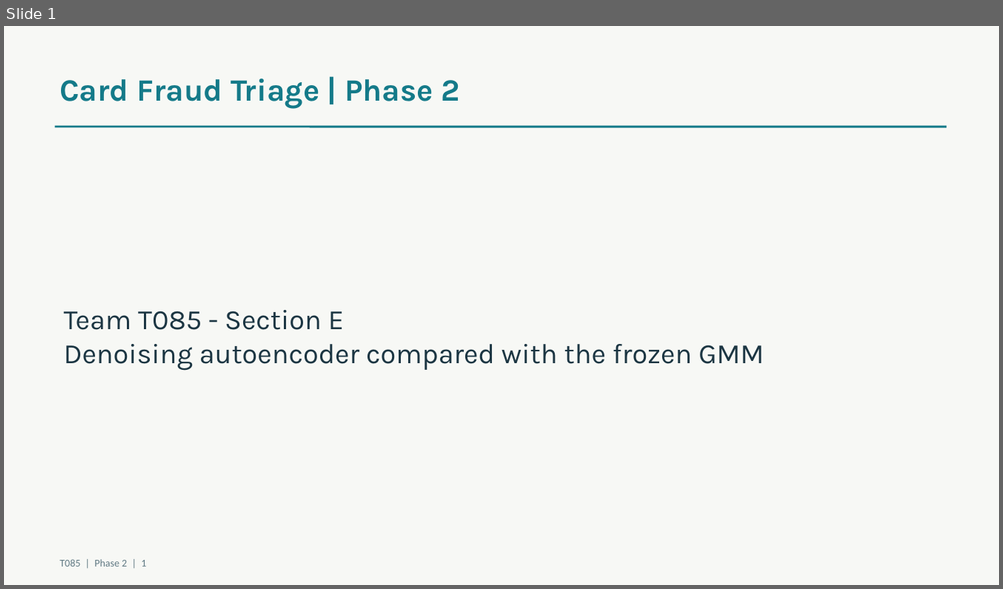
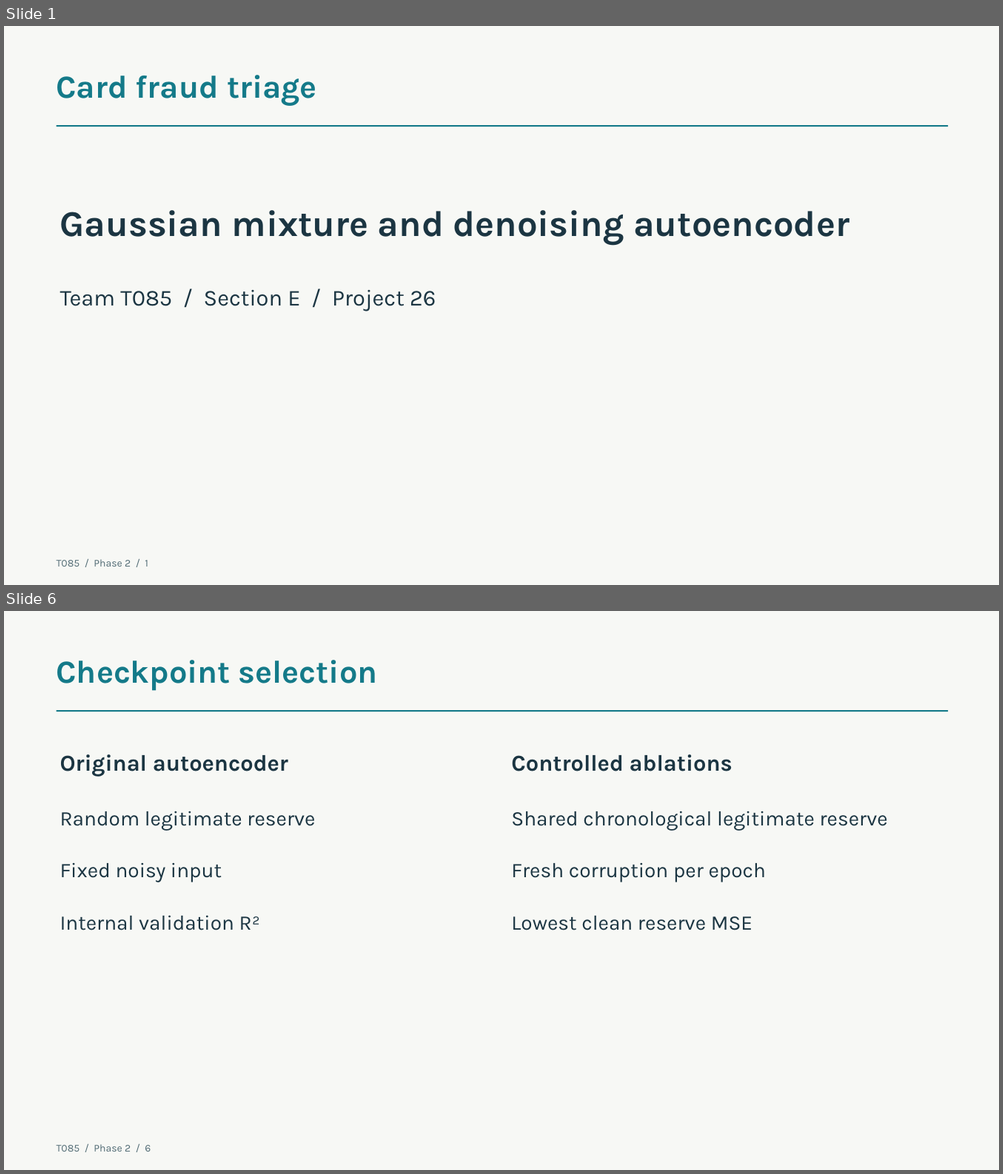
Before and after one commit to aaditya599fx/T085-CardFraudTriage-AML-Phase1, a slide deck: docs/phase2/T085_Phase2.pptx. Shown one above the other, each under a label of ours: slide 1 before the commit, slides 1 and 6 after it; the slides between them are not shown. The pictures are 1003x589 and 1003x1174 pixels, drawn with LibreOffice and Linux fonts; fonts in the diff are those of the drawing. Boxes give left, top, right and bottom in pixels: in the first picture for what was removed or moved away, otherwise in the second. Text is boxed around its words. In the diff, an @@ line names an element or a change of style, - is before the commit and + after.

Commit message:
Complete Phase 2 fraud triage evaluation

```diff
--- a/docs/phase2/T085_Phase2.pptx
+++ b/docs/phase2/T085_Phase2.pptx
@@ slide 6 added at box(4, 611, 999, 1170), background #F7F8F5 @@
@@ text added at box(57, 660, 378, 691), 31 pt, text #147A89, bold @@
+Checkpoint selection
@@ line added from (57, 711) to (948, 711), #147A89 1.35 pt @@
@@ text added at box(60, 755, 288, 777), 22 pt, text #1B3542, bold @@
+Original autoencoder
@@ text added at box(511, 755, 732, 772), 22 pt, text #1B3542, bold @@
+Controlled ablations
@@ text added at box(60, 811, 315, 831), 20 pt, text #1B3542 @@
+Random legitimate reserve
@@ text added at box(511, 811, 888, 831), 20 pt, text #1B3542 @@
+Shared chronological legitimate reserve
@@ text added at box(60, 863, 222, 883), 20 pt, text #1B3542 @@
+Fixed noisy input
@@ text added at box(511, 863, 765, 883), 20 pt, text #1B3542 @@
+Fresh corruption per epoch
@@ text added at box(60, 915, 260, 931), 20 pt, text #1B3542 @@
+Internal validation R²
@@ text added at box(511, 916, 752, 931), 20 pt, text #1B3542 @@
+Lowest clean reserve MSE
@@ text added at box(57, 1145, 151, 1152), 10 pt, text #526C75 @@
+T085 / Phase 2 / 6
@@ slide 1 changed as well @@
@@ text at box(57, 75, 317, 106): text changed; size 30 to 31 pt @@
-Card Fraud Triage | Phase 2
+Card fraud triage
@@ line (57, 126) - (948, 126): stroke #147A89 2 pt to #147A89 1.35 pt @@
@@ text added at box(60, 210, 849, 245), 35 pt, text #1B3542, bold @@
+Gaussian mixture and denoising autoencoder
@@ text at box(60, 290, 435, 311): text changed; size 27 to 22 pt @@
-Team T085 - Section E
-Denoising autoencoder compared with the frozen GMM
+Team T085 / Section E / Project 26
@@ text at box(57, 560, 148, 567): text changed; font Calibri to Karla; text colour #617A84 to #526C75 @@
-T085 | Phase 2 | 1
+T085 / Phase 2 / 1
```
Also in this commit, not shown: 1 other slide changed, 11 other slides added, 12 slides removed, 20 other files.
